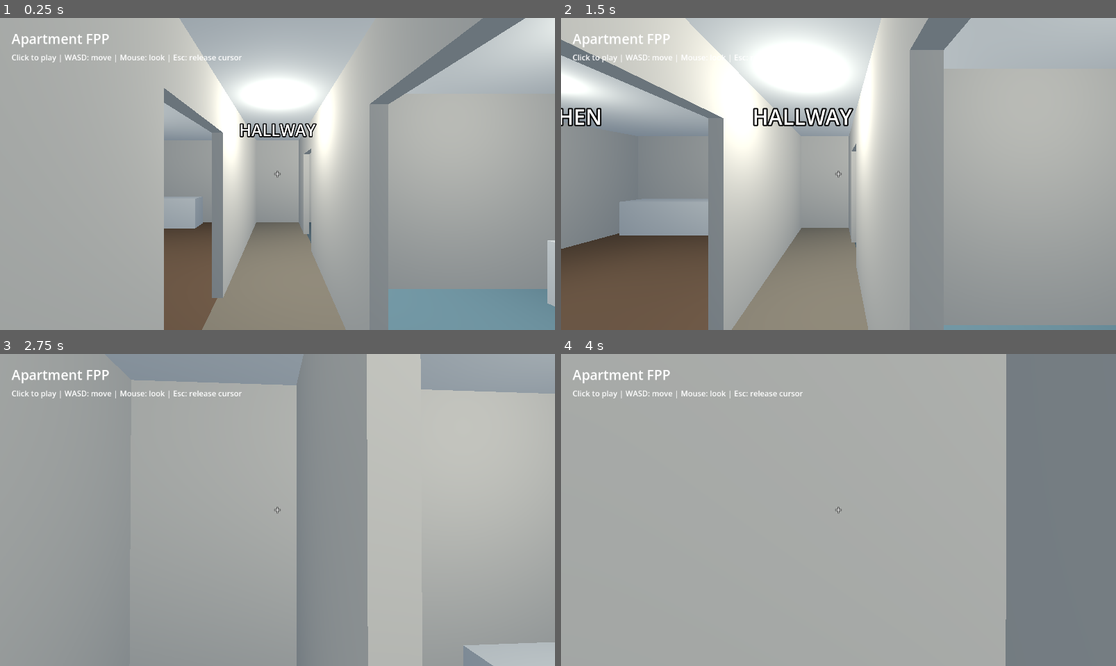
Above: before the commit, frames 1-4 (two rows, left to right).
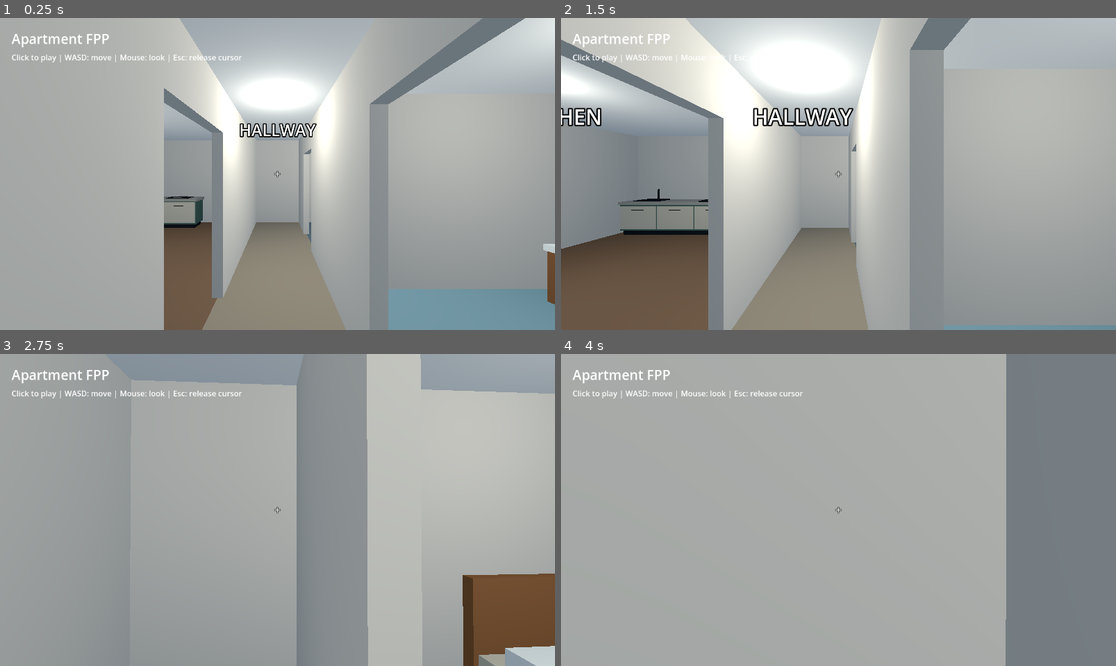
Above: after the commit, the same moments.

Repository: lwg1103/the-game-poc
Game: Godot game, scene res://scenes/main.tscn
The game is run twice, just before and just after one commit, with the same random seed, the same clock (stepped at 60 frames per second) and the same inputs.
Inputs (mouse positions are in pixels of both pictures, inside the frame that each line leads up to):
- Up to frame 1 (0.25 s): no input
- Up to frame 2 (1.5 s): tap Enter at 0.5, 1.25 s; move the mouse to (960, 158) at 0.52 s; hold D (move_right) 0.53-1.28 s; click (960, 158) at 0.67 s; move the mouse to (810, 174) at 1.27 s; hold W (move_forward) from 1.28 s (still down)
- Up to frame 3 (2.75 s): keep holding W (move_forward); tap Enter at 2 s; move the mouse to (288, 503) at 2.02 s
- Up to frame 4 (4 s): keep holding W (move_forward); tap Enter at 2.75, 3.5 s; move the mouse to (832, 516) at 2.77 s; click (832, 516) at 2.92 s; move the mouse to (877, 513) at 3.52 s

The runs differ from the first frame. In frame 1, 1.0% of the frame differs, in the area x 29-100%, y 57-93%; in frame 2, 1.9%; in frame 3, 4.5%, in the area x 83-100%, y 70-100%; in frame 4, nothing differs.

Commit message:
Add shared interior materials and six furniture models (T10)

Diff:
--- /dev/null
+++ b/assets/materials/ceramic.tres
@@ -0,0 +1,5 @@
+[gd_resource type="StandardMaterial3D" format=3]
+
+[resource]
+albedo_color = Color(0.87, 0.88, 0.83, 1)
+roughness = 0.25
--- /dev/null
+++ b/assets/materials/linen.tres
@@ -0,0 +1,5 @@
+[gd_resource type="StandardMaterial3D" format=3]
+
+[resource]
+albedo_color = Color(0.72, 0.69, 0.6, 1)
+roughness = 0.95
--- /dev/null
+++ b/assets/materials/metal.tres
@@ -0,0 +1,5 @@
+[gd_resource type="StandardMaterial3D" format=3]
+
+[resource]
+albedo_color = Color(0.08, 0.1, 0.11, 1)
+roughness = 0.35
--- /dev/null
+++ b/assets/materials/oak.tres
@@ -0,0 +1,5 @@
+[gd_resource type="StandardMaterial3D" format=3]
+
+[resource]
+albedo_color = Color(0.48, 0.31, 0.17, 1)
+roughness = 0.65
--- /dev/null
+++ b/assets/materials/sage.tres
@@ -0,0 +1,5 @@
+[gd_resource type="StandardMaterial3D" format=3]
+
+[resource]
+albedo_color = Color(0.25, 0.36, 0.31, 1)
+roughness = 0.95
--- /dev/null
+++ b/assets/materials/stone.tres
@@ -0,0 +1,5 @@
+[gd_resource type="StandardMaterial3D" format=3]
+
+[resource]
+albedo_color = Color(0.56, 0.55, 0.5, 1)
+roughness = 0.65
--- /dev/null
+++ b/assets/models/bed.tscn
@@ -0,0 +1,95 @@
+[gd_scene load_steps=17 format=3]
+
+[ext_resource type="Material" path="res://assets/materials/oak.tres" id="oak"]
+
+[ext_resource type="Material" path="res://assets/materials/linen.tres" id="linen"]
+
+[ext_resource type="Material" path="res://assets/materials/sage.tres" id="sage"]
+
+[ext_resource type="Material" path="res://assets/materials/ceramic.tres" id="ceramic"]
+
+[ext_resource type="Material" path="res://assets/materials/metal.tres" id="metal"]
+
+[ext_resource type="Material" path="res://assets/materials/stone.tres" id="stone"]
+
+[sub_resource type="BoxMesh" id="m0"]
+size = Vector3(1.6, 0.3, 2)
+material = ExtResource("oak")
+
+[sub_resource type="BoxMesh" id="m1"]
+size = Vector3(1.52, 0.22, 1.9)
+material = ExtResource("linen")
+
+[sub_resource type="BoxMesh" id="m2"]
+size = Vector3(1.6, 1, 0.08)
+material = ExtResource("oak")
+
+[sub_resource type="BoxMesh" id="m3"]
+size = Vector3(1.53, 0.08, 1.25)
+material = ExtResource("sage")
+
+[sub_resource type="BoxMesh" id="m4"]
+size = Vector3(0.6, 0.16, 0.4)
+material = ExtResource("ceramic")
+
+[sub_resource type="BoxMesh" id="m5"]
+size = Vector3(0.6, 0.16, 0.4)
+material = ExtResource("ceramic")
+
+[sub_resource type="BoxMesh" id="m6"]
+size = Vector3(0.06, 0.1, 0.06)
+material = ExtResource("oak")
+
+[sub_resource type="BoxMesh" id="m7"]
+size = Vector3(0.06, 0.1, 0.06)
+material = ExtResource("oak")
+
+[sub_resource type="BoxMesh" id="m8"]
+size = Vector3(0.06, 0.1, 0.06)
+material = ExtResource("oak")
+
+[sub_resource type="BoxMesh" id="m9"]
+size = Vector3(0.06, 0.1, 0.06)
+material = ExtResource("oak")
+
+[node name="bed" type="Node3D"]
+
+[node name="Frame" type="MeshInstance3D" parent="."]
+position = Vector3(0, 0.24, 0)
+mesh = SubResource("m0")
+
+[node name="Mattress" type="MeshInstance3D" parent="."]
+position = Vector3(0, 0.47, 0)
+mesh = SubResource("m1")
+
+[node name="Headboard" type="MeshInstance3D" parent="."]
+position = Vector3(0, 0.65, -0.96)
+mesh = SubResource("m2")
+
+[node name="Blanket" type="MeshInstance3D" parent="."]
+position = Vector3(0, 0.6, 0.3)
+mesh = SubResource("m3")
+
+[node name="Pillow-0.4" type="MeshInstance3D" parent="."]
+position = Vector3(-0.4, 0.63, -0.6)
+mesh = SubResource("m4")
+
+[node name="Pillow0.4" type="MeshInstance3D" parent="."]
+position = Vector3(0.4, 0.63, -0.6)
+mesh = SubResource("m5")
+
+[node name="Leg-0.65-0.8" type="MeshInstance3D" parent="."]
+position = Vector3(-0.65, 0.05, -0.8)
+mesh = SubResource("m6")
+
+[node name="Leg-0.650.8" type="MeshInstance3D" parent="."]
+position = Vector3(-0.65, 0.05, 0.8)
+mesh = SubResource("m7")
+
+[node name="Leg0.65-0.8" type="MeshInstance3D" parent="."]
+position = Vector3(0.65, 0.05, -0.8)
+mesh = SubResource("m8")
+
+[node name="Leg0.650.8" type="MeshInstance3D" parent="."]
+position = Vector3(0.65, 0.05, 0.8)
+mesh = SubResource("m9")
--- /dev/null
+++ b/assets/models/kitchen.tscn
@@ -0,0 +1,127 @@
+[gd_scene load_steps=21 format=3]
+
+[ext_resource type="Material" path="res://assets/materials/oak.tres" id="oak"]
+
+[ext_resource type="Material" path="res://assets/materials/linen.tres" id="linen"]
+
+[ext_resource type="Material" path="res://assets/materials/sage.tres" id="sage"]
+
+[ext_resource type="Material" path="res://assets/materials/ceramic.tres" id="ceramic"]
+
+[ext_resource type="Material" path="res://assets/materials/metal.tres" id="metal"]
+
+[ext_resource type="Material" path="res://assets/materials/stone.tres" id="stone"]
+
+[sub_resource type="BoxMesh" id="m0"]
+size = Vector3(2.9, 0.16, 0.52)
+material = ExtResource("metal")
+
+[sub_resource type="BoxMesh" id="m1"]
+size = Vector3(3, 0.7, 0.6)
+material = ExtResource("sage")
+
+[sub_resource type="BoxMesh" id="m2"]
+size = Vector3(3.06, 0.08, 0.65)
+material = ExtResource("stone")
+
+[sub_resource type="BoxMesh" id="m3"]
+size = Vector3(0.96, 0.63, 0.035)
+material = ExtResource("linen")
+
+[sub_resource type="BoxMesh" id="m4"]
+size = Vector3(0.96, 0.63, 0.035)
+material = ExtResource("linen")
+
+[sub_resource type="BoxMesh" id="m5"]
+size = Vector3(0.96, 0.63, 0.035)
+material = ExtResource("linen")
+
+[sub_resource type="BoxMesh" id="m6"]
+size = Vector3(0.3, 0.025, 0.03)
+material = ExtResource("metal")
+
+[sub_resource type="BoxMesh" id="m7"]
+size = Vector3(0.3, 0.025, 0.03)
+material = ExtResource("metal")
+
+[sub_resource type="BoxMesh" id="m8"]
+size = Vector3(0.3, 0.025, 0.03)
+material = ExtResource("metal")
+
+[sub_resource type="BoxMesh" id="m9"]
+size = Vector3(0.65, 0.025, 0.48)
+material = ExtResource("metal")
+
+[sub_resource type="BoxMesh" id="m10"]
+size = Vector3(0.22, 0.01, 0.19)
+material = ExtResource("stone")
+
+[sub_resource type="BoxMesh" id="m11"]
+size = Vector3(0.22, 0.01, 0.19)
+material = ExtResource("stone")
+
+[sub_resource type="BoxMesh" id="m12"]
+size = Vector3(0.65, 0.03, 0.43)
+material = ExtResource("metal")
+
+[sub_resource type="BoxMesh" id="m13"]
+size = Vector3(0.035, 0.3, 0.035)
+material = ExtResource("metal")
+
+[node name="kitchen" type="Node3D"]
+
+[node name="Plinth" type="MeshInstance3D" parent="."]
+position = Vector3(0, 0.08, 0)
+mesh = SubResource("m0")
+
+[node name="Cabinet" type="MeshInstance3D" parent="."]
+position = Vector3(0, 0.46, 0)
+mesh = SubResource("m1")
+
+[node name="Worktop" type="MeshInstance3D" parent="."]
+position = Vector3(0, 0.85, 0)
+mesh = SubResource("m2")
+
+[node name="Front-1" type="MeshInstance3D" parent="."]
+position = Vector3(-1, 0.47, 0.307)
+mesh = SubResource("m3")
+
+[node name="Front0" type="MeshInstance3D" parent="."]
+position = Vector3(0, 0.47, 0.307)
+mesh = SubResource("m4")
+
+[node name="Front1" type="MeshInstance3D" parent="."]
+position = Vector3(1, 0.47, 0.307)
+mesh = SubResource("m5")
+
+[node name="Handle-1" type="MeshInstance3D" parent="."]
+position = Vector3(-1, 0.68, 0.34)
+mesh = SubResource("m6")
+
+[node name="Handle0" type="MeshInstance3D" parent="."]
+position = Vector3(0, 0.68, 0.34)
+mesh = SubResource("m7")
+
+[node name="Handle1" type="MeshInstance3D" parent="."]
+position = Vector3(1, 0.68, 0.34)
+mesh = SubResource("m8")
+
+[node name="Hob" type="MeshInstance3D" parent="."]
+position = Vector3(0.9, 0.9, 0)
+mesh = SubResource("m9")
+
+[node name="Burner-0.15" type="MeshInstance3D" parent="."]
+position = Vector3(0.9, 0.918, -0.15)
+mesh = SubResource("m10")
+
+[node name="Burner0.15" type="MeshInstance3D" parent="."]
+position = Vector3(0.9, 0.918, 0.15)
+mesh = SubResource("m11")
+
+[node name="Sink" type="MeshInstance3D" parent="."]
+position = Vector3(-0.9, 0.9, 0)
+mesh = SubResource("m12")
+
+[node name="Tap" type="MeshInstance3D" parent="."]
+position = Vector3(-0.9, 1.05, -0.2)
+mesh = SubResource("m13")
--- /dev/null
+++ b/assets/models/shower.tscn
@@ -0,0 +1,55 @@
+[gd_scene load_steps=12 format=3]
+
+[ext_resource type="Material" path="res://assets/materials/oak.tres" id="oak"]
+
+[ext_resource type="Material" path="res://assets/materials/linen.tres" id="linen"]
+
+[ext_resource type="Material" path="res://assets/materials/sage.tres" id="sage"]
+
+[ext_resource type="Material" path="res://assets/materials/ceramic.tres" id="ceramic"]
+
+[ext_resource type="Material" path="res://assets/materials/metal.tres" id="metal"]
+
+[ext_resource type="Material" path="res://assets/materials/stone.tres" id="stone"]
+
+[sub_resource type="BoxMesh" id="m0"]
+size = Vector3(1.1, 0.1, 1.1)
+material = ExtResource("ceramic")
+
+[sub_resource type="BoxMesh" id="m1"]
+size = Vector3(0.12, 0.01, 0.12)
+material = ExtResource("metal")
+
+[sub_resource type="BoxMesh" id="m2"]
+size = Vector3(1.1, 2, 0.04)
+material = ExtResource("stone")
+
+[sub_resource type="BoxMesh" id="m3"]
+size = Vector3(0.035, 1.1, 0.035)
+material = ExtResource("metal")
+
+[sub_resource type="BoxMesh" id="m4"]
+size = Vector3(0.2, 0.04, 0.26)
+material = ExtResource("metal")
+
+[node name="shower" type="Node3D"]
+
+[node name="Tray" type="MeshInstance3D" parent="."]
+position = Vector3(0, 0.05, 0)
+mesh = SubResource("m0")
+
+[node name="Drain" type="MeshInstance3D" parent="."]
+position = Vector3(0, 0.105, 0)
+mesh = SubResource("m1")
+
+[node name="Back" type="MeshInstance3D" parent="."]
+position = Vector3(0, 1, 0.53)
+mesh = SubResource("m2")
+
+[node name="Riser" type="MeshInstance3D" parent="."]
+position = Vector3(0, 1.35, 0.48)
+mesh = SubResource("m3")
+
+[node name="Head" type="MeshInstance3D" parent="."]
+position = Vector3(0, 1.88, 0.36)
+mesh = SubResource("m4")
--- /dev/null
+++ b/assets/models/sofa.tscn
@@ -0,0 +1,103 @@
+[gd_scene load_steps=18 format=3]
+
+[ext_resource type="Material" path="res://assets/materials/oak.tres" id="oak"]
+
+[ext_resource type="Material" path="res://assets/materials/linen.tres" id="linen"]
+
+[ext_resource type="Material" path="res://assets/materials/sage.tres" id="sage"]
+
+[ext_resource type="Material" path="res://assets/materials/ceramic.tres" id="ceramic"]
+
+[ext_resource type="Material" path="res://assets/materials/metal.tres" id="metal"]
+
+[ext_resource type="Material" path="res://assets/materials/stone.tres" id="stone"]
+
+[sub_resource type="BoxMesh" id="m0"]
+size = Vector3(0.9, 0.22, 2.3)
+material = ExtResource("sage")
+
+[sub_resource type="BoxMesh" id="m1"]
+size = Vector3(0.18, 0.8, 2.3)
+material = ExtResource("sage")
+
+[sub_resource type="BoxMesh" id="m2"]
+size = Vector3(0.9, 0.55, 0.2)
+material = ExtResource("sage")
+
+[sub_resource type="BoxMesh" id="m3"]
+size = Vector3(0.9, 0.55, 0.2)
+material = ExtResource("sage")
+
+[sub_resource type="BoxMesh" id="m4"]
+size = Vector3(0.65, 0.2, 0.6)
+material = ExtResource("linen")
+
+[sub_resource type="BoxMesh" id="m5"]
+size = Vector3(0.65, 0.2, 0.6)
+material = ExtResource("linen")
+
+[sub_resource type="BoxMesh" id="m6"]
+size = Vector3(0.65, 0.2, 0.6)
+material = ExtResource("linen")
+
+[sub_resource type="BoxMesh" id="m7"]
+size = Vector3(0.06, 0.16, 0.06)
+material = ExtResource("oak")
+
+[sub_resource type="BoxMesh" id="m8"]
+size = Vector3(0.06, 0.16, 0.06)
+material = ExtResource("oak")
+
+[sub_resource type="BoxMesh" id="m9"]
+size = Vector3(0.06, 0.16, 0.06)
+material = ExtResource("oak")
+
+[sub_resource type="BoxMesh" id="m10"]
+size = Vector3(0.06, 0.16, 0.06)
+material = ExtResource("oak")
+
+[node name="sofa" type="Node3D"]
+
+[node name="Base" type="MeshInstance3D" parent="."]
+position = Vector3(0, 0.25, 0)
+mesh = SubResource("m0")
+
+[node name="Back" type="MeshInstance3D" parent="."]
+position = Vector3(-0.38, 0.65, 0)
+mesh = SubResource("m1")
+
+[node name="Arm-1" type="MeshInstance3D" parent="."]
+position = Vector3(0, 0.55, -1)
+mesh = SubResource("m2")
+
+[node name="Arm1" type="MeshInstance3D" parent="."]
+position = Vector3(0, 0.55, 1)
+mesh = SubResource("m3")
+
+[node name="Cushion-0.64" type="MeshInstance3D" parent="."]
+position = Vector3(0.06, 0.46, -0.64)
+mesh = SubResource("m4")
+
+[node name="Cushion0" type="MeshInstance3D" parent="."]
+position = Vector3(0.06, 0.46, 0)
+mesh = SubResource("m5")
+
+[node name="Cushion0.64" type="MeshInstance3D" parent="."]
+position = Vector3(0.06, 0.46, 0.64)
+mesh = SubResource("m6")
+
+[node name="Leg-0.3-0.85" type="MeshInstance3D" parent="."]
+position = Vector3(-0.3, 0.08, -0.85)
+mesh = SubResource("m7")
+
+[node name="Leg-0.30.85" type="MeshInstance3D" parent="."]
+position = Vector3(-0.3, 0.08, 0.85)
+mesh = SubResource("m8")
+
+[node name="Leg0.3-0.85" type="MeshInstance3D" parent="."]
+position = Vector3(0.3, 0.08, -0.85)
+mesh = SubResource("m9")
+
+[node name="Leg0.30.85" type="MeshInstance3D" parent="."]
+position = Vector3(0.3, 0.08, 0.85)
+mesh = SubResource("m10")
--- /dev/null
+++ b/assets/models/table.tscn
@@ -0,0 +1,55 @@
+[gd_scene load_steps=12 format=3]
+
+[ext_resource type="Material" path="res://assets/materials/oak.tres" id="oak"]
+
+[ext_resource type="Material" path="res://assets/materials/linen.tres" id="linen"]
+
+[ext_resource type="Material" path="res://assets/materials/sage.tres" id="sage"]
+
+[ext_resource type="Material" path="res://assets/materials/ceramic.tres" id="ceramic"]
+
+[ext_resource type="Material" path="res://assets/materials/metal.tres" id="metal"]
+
+[ext_resource type="Material" path="res://assets/materials/stone.tres" id="stone"]
+
+[sub_resource type="BoxMesh" id="m0"]
+size = Vector3(0.8, 0.08, 1.2)
+material = ExtResource("oak")
+
+[sub_resource type="BoxMesh" id="m1"]
+size = Vector3(0.06, 0.52, 0.06)
+material = ExtResource("oak")
+
+[sub_resource type="BoxMesh" id="m2"]
+size = Vector3(0.06, 0.52, 0.06)
+material = ExtResource("oak")
+
+[sub_resource type="BoxMesh" id="m3"]
+size = Vector3(0.06, 0.52, 0.06)
+material = ExtResource("oak")
+
+[sub_resource type="BoxMesh" id="m4"]
+size = Vector3(0.06, 0.52, 0.06)
+material = ExtResource("oak")
+
+[node name="table" type="Node3D"]
+
+[node name="Top" type="MeshInstance3D" parent="."]
+position = Vector3(0, 0.56, 0)
+mesh = SubResource("m0")
+
+[node name="Leg-0.29-0.49" type="MeshInstance3D" parent="."]
+position = Vector3(-0.29, 0.26, -0.49)
+mesh = SubResource("m1")
+
+[node name="Leg-0.290.49" type="MeshInstance3D" parent="."]
+position = Vector3(-0.29, 0.26, 0.49)
+mesh = SubResource("m2")
+
+[node name="Leg0.29-0.49" type="MeshInstance3D" parent="."]
+position = Vector3(0.29, 0.26, -0.49)
+mesh = SubResource("m3")
+
+[node name="Leg0.290.49" type="MeshInstance3D" parent="."]
+position = Vector3(0.29, 0.26, 0.49)
+mesh = SubResource("m4")
--- /dev/null
+++ b/assets/models/vanity.tscn
@@ -0,0 +1,55 @@
+[gd_scene load_steps=12 format=3]
+
+[ext_resource type="Material" path="res://assets/materials/oak.tres" id="oak"]
+
+[ext_resource type="Material" path="res://assets/materials/linen.tres" id="linen"]
+
+[ext_resource type="Material" path="res://assets/materials/sage.tres" id="sage"]
+
+[ext_resource type="Material" path="res://assets/materials/ceramic.tres" id="ceramic"]
+
+[ext_resource type="Material" path="res://assets/materials/metal.tres" id="metal"]
+
+[ext_resource type="Material" path="res://assets/materials/stone.tres" id="stone"]
+
+[sub_resource type="BoxMesh" id="m0"]
+size = Vector3(0.6, 0.65, 1.2)
+material = ExtResource("oak")
+
+[sub_resource type="BoxMesh" id="m1"]
+size = Vector3(0.65, 0.08, 1.24)
+material = ExtResource("ceramic")
+
+[sub_resource type="BoxMesh" id="m2"]
+size = Vector3(0.4, 0.04, 0.65)
+material = ExtResource("stone")
+
+[sub_resource type="BoxMesh" id="m3"]
+size = Vector3(0.04, 0.25, 0.04)
+material = ExtResource("metal")
+
+[sub_resource type="BoxMesh" id="m4"]
+size = Vector3(0.03, 0.03, 0.4)
+material = ExtResource("metal")
+
+[node name="vanity" type="Node3D"]
+
+[node name="Cabinet" type="MeshInstance3D" parent="."]
+position = Vector3(0, 0.35, 0)
+mesh = SubResource("m0")
+
+[node name="Top" type="MeshInstance3D" parent="."]
+position = Vector3(0, 0.71, 0)
+mesh = SubResource("m1")
+
+[node name="Basin" type="MeshInstance3D" parent="."]
+position = Vector3(0, 0.76, 0)
+mesh = SubResource("m2")
+
+[node name="Tap" type="MeshInstance3D" parent="."]
+position = Vector3(0.2, 0.86, 0)
+mesh = SubResource("m3")
+
+[node name="Handle" type="MeshInstance3D" parent="."]
+position = Vector3(-0.32, 0.5, 0)
+mesh = SubResource("m4")
--- a/scenes/apartment.tscn
+++ b/scenes/apartment.tscn
@@ -1,4 +1,12 @@
-[gd_scene load_steps=47 format=3]
+[gd_scene load_steps=53 format=3]
+
+[ext_resource type="PackedScene" path="res://assets/models/bed.tscn" id="asset_bed"]
+[ext_resource type="PackedScene" path="res://assets/models/sofa.tscn" id="asset_sofa"]
+[ext_resource type="PackedScene" path="res://assets/models/shower.tscn" id="asset_shower"]
+[ext_resource type="PackedScene" path="res://assets/models/table.tscn" id="asset_table"]
+[ext_resource type="PackedScene" path="res://assets/models/kitchen.tscn" id="asset_kitchen"]
+[ext_resource type="PackedScene" path="res://assets/models/vanity.tscn" id="asset_vanity"]
+
 
 [sub_resource type="StandardMaterial3D" id="wall"]
 albedo_color = Color(0.76, 0.74, 0.68, 1)
@@ -253,29 +261,23 @@
 position = Vector3(0, 2.9, 0)
 mesh = SubResource("box18")
 
-[node name="KitchenCounter" type="MeshInstance3D" parent="LivingKitchen"]
-position = Vector3(-3.2, 0.45, -3.5)
-mesh = SubResource("box19")
-
-[node name="Sofa" type="MeshInstance3D" parent="LivingKitchen"]
-position = Vector3(-4.2, 0.4, 1)
-mesh = SubResource("box20")
-
-[node name="Table" type="MeshInstance3D" parent="LivingKitchen"]
-position = Vector3(-2.7, 0.3, 1)
-mesh = SubResource("box21")
-
-[node name="Bed" type="MeshInstance3D" parent="Bedroom"]
-position = Vector3(3.6, 0.3, -2.6)
-mesh = SubResource("box22")
-
-[node name="Shower" type="MeshInstance3D" parent="Bathroom"]
-position = Vector3(4.3, 0.08, 3)
-mesh = SubResource("box23")
-
-[node name="Vanity" type="MeshInstance3D" parent="Bathroom"]
-position = Vector3(4.55, 0.4, 1)
-mesh = SubResource("box24")
+[node name="KitchenCounter" parent="LivingKitchen" instance=ExtResource("asset_kitchen")]
+position = Vector3(-3.2, 0, -3.5)
+
+[node name="Sofa" parent="LivingKitchen" instance=ExtResource("asset_sofa")]
+position = Vector3(-4.2, 0, 1)
+
+[node name="Table" parent="LivingKitchen" instance=ExtResource("asset_table")]
+position = Vector3(-2.7, 0, 1)
+
+[node name="Bed" parent="Bedroom" instance=ExtResource("asset_bed")]
+position = Vector3(3.6, 0, -2.6)
+
+[node name="Shower" parent="Bathroom" instance=ExtResource("asset_shower")]
+position = Vector3(4.3, 0, 3)
+
+[node name="Vanity" parent="Bathroom" instance=ExtResource("asset_vanity")]
+position = Vector3(4.55, 0, 1)
 
 [node name="FloorBody" type="StaticBody3D" parent="."]
 position = Vector3(0, -0.1, 0)
Not shown, added: docs/ART_DIRECTION.md
Not shown, changed: docs/BACKLOG.md
